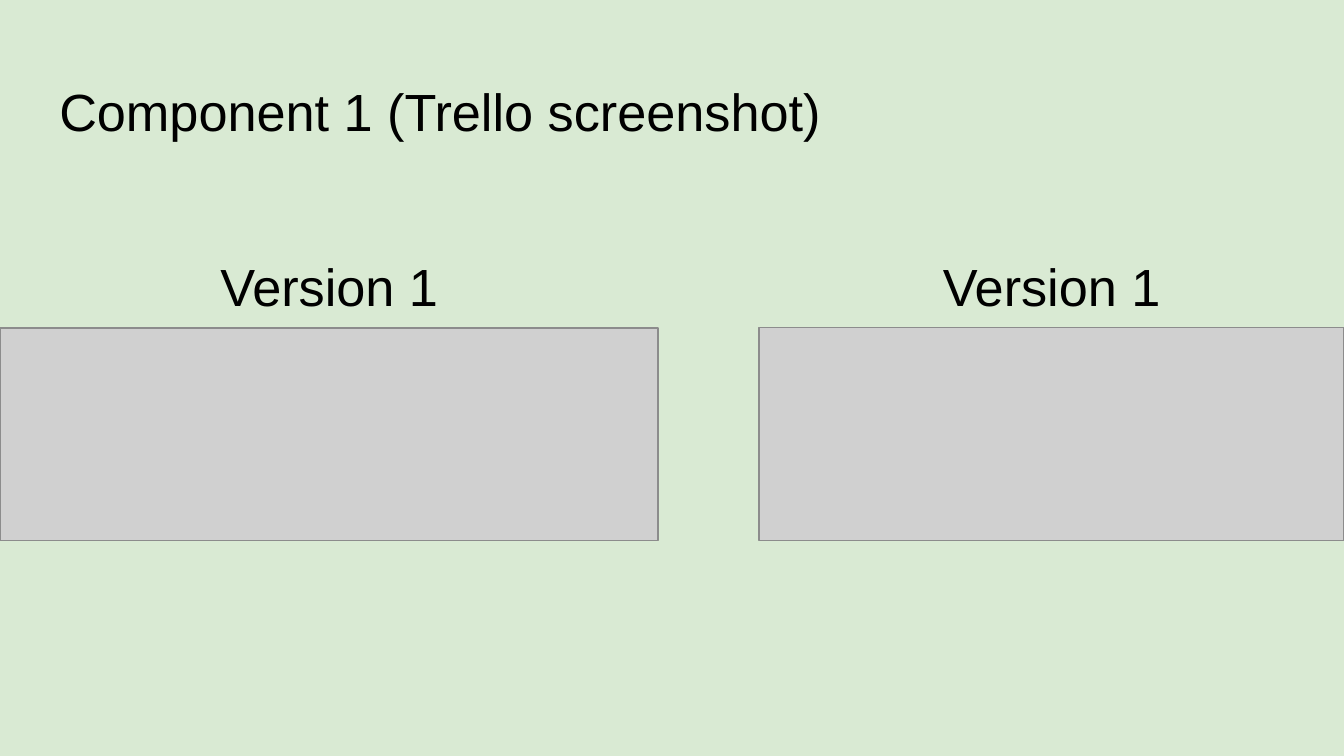
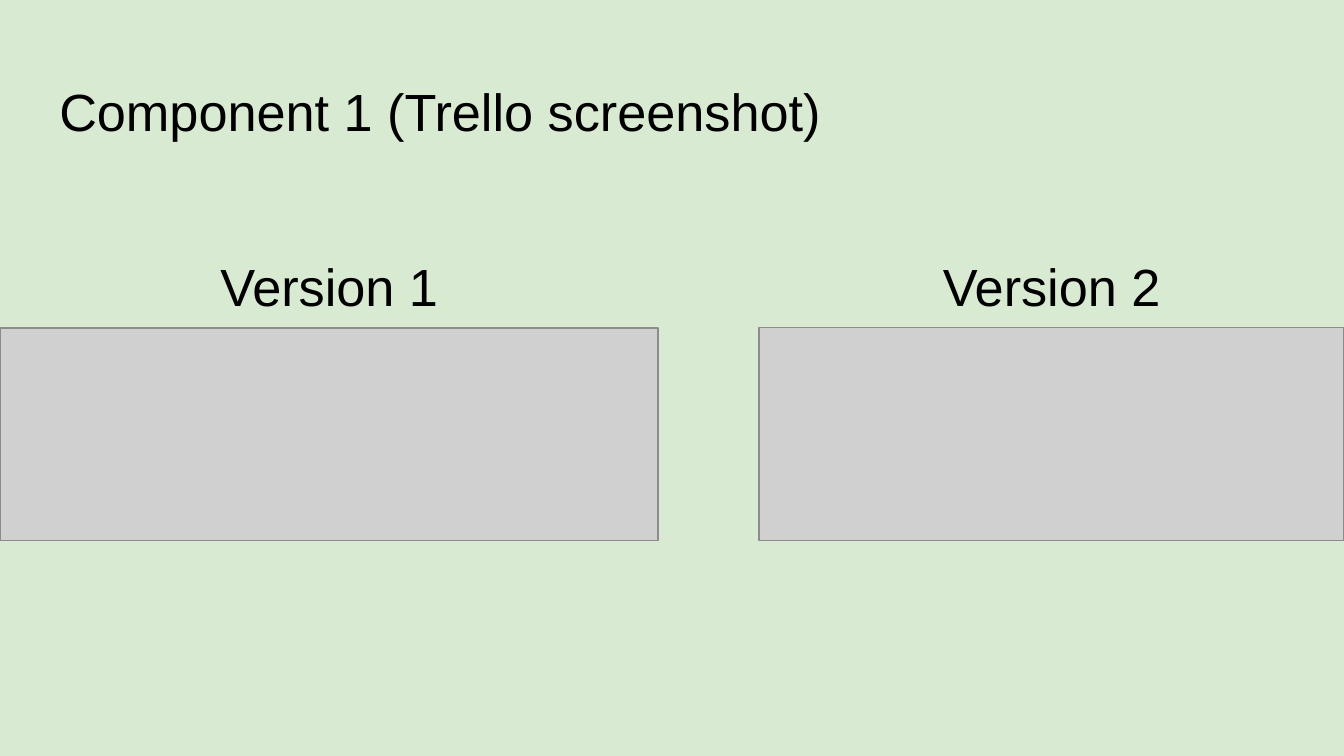
Before and after one commit to BronsonLovesCode/Pizza_Bot, a slide deck: slide 4 of 022_91893+_+91897+Documentation.pptx. Drawn at 1344x756 pixels with LibreOffice and Linux fonts; fonts in the diff are those of the drawing; grey boxes stand for pictures. Boxes give left, top, right and bottom in pixels: in the first picture for what was removed or moved away, otherwise in the second. Text is boxed around its words. In the diff, an @@ line names an element or a change of style, - is before the commit and + after.

```diff
--- a/022_91893+_+91897+Documentation.pptx
+++ b/022_91893+_+91897+Documentation.pptx
@@ text at <box>943,268,1160,307</box>: text changed @@
-Version 1
+Version 2
```
Also in this commit, not shown: 1 other file.
